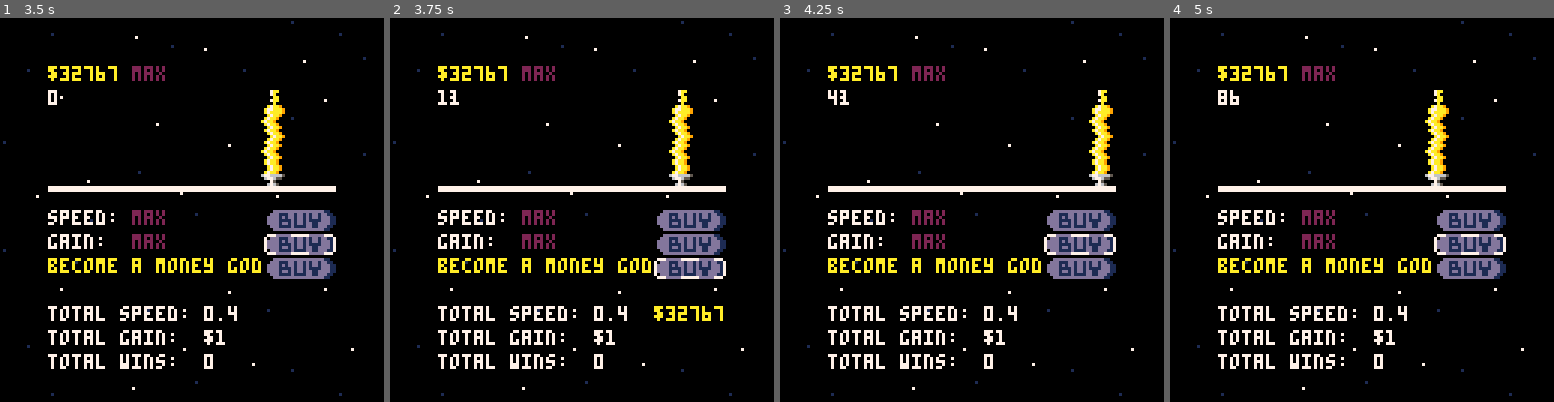
Above: before the commit, frames 1-4 (left to right).
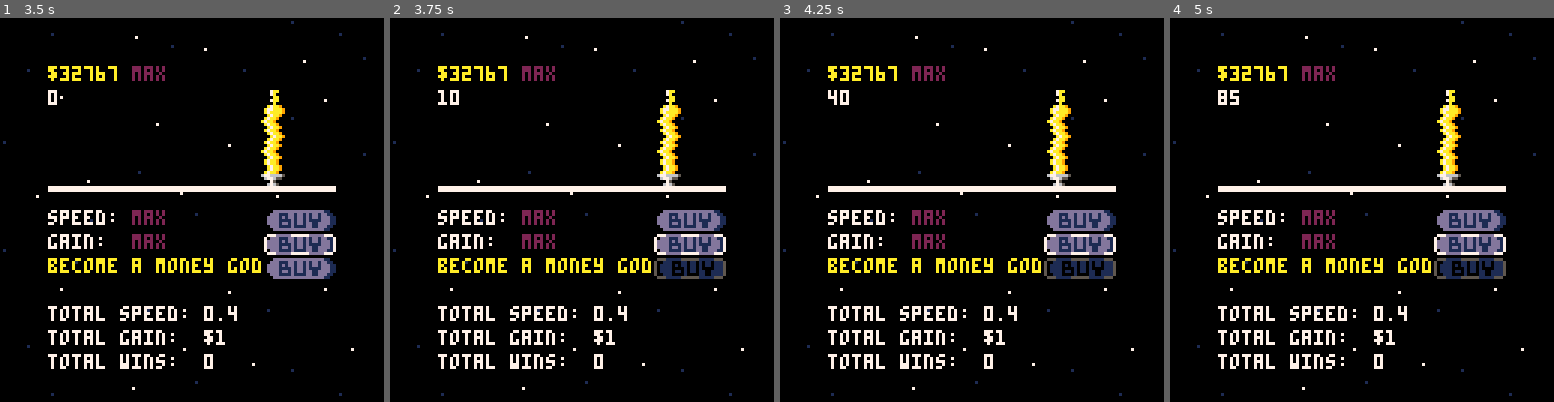
Above: after the commit, the same moments.

Repository: Clineza/money-run
Game: PICO-8 cartridge moneyrun.p8
The game is run twice, just before and just after one commit, with the same random seed, the same clock (stepped at 60 frames per second) and the same inputs.
Inputs:
- Up to frame 1 (3.5 s): tap Down at 0.7 s; tap X (X key) at 1.43, 2.07, 2.82 s; hold Up 1.97-2.63 s; hold Down from 3.07 s (still down)
- Up to frame 2 (3.75 s): tap X (X key) at 3.57 s; release Down at 3.73 s
- Up to frame 3 (4.25 s): hold Up from 4.17 s (still down)
- Up to frame 4 (5 s): tap X (X key) at 4.32 s; release Up at 4.5 s

Frame 1 is identical in both runs. In frame 2, 3.0% of the frame differs, in the area x 15-88%, y 18-79%; in frame 3, 2.7%; in frame 4, 2.4%.

Commit message:
created win screen song

Diff:
--- a/moneyrun.p8
+++ b/moneyrun.p8
@@ -175,6 +175,8 @@
 end
 
 function update_game()
+if game.win_wait == false then
+
 	local nextposval = nextpos(moneyman.pos.x, moneyman.speed)
 	if nextposval <= boundery.l then
 		moneyman.pos.x = boundery.l
@@ -344,11 +346,12 @@
 		else
 			sfx(3)
 		end
-	end
-	if game.win_wait then
-			game.win_counter += 1
-		end
-
+
+
+	end
+
+else
+		game.win_counter += 1
 		if game.win_counter == 1 then
 			music(-1, 1000)
 		elseif game.win_counter == 100 then
@@ -357,6 +360,7 @@
 			music(game.musicx)
 			current_scene = "win"
 		end
+end
 end
 
 function draw_game()
@@ -459,6 +463,7 @@
 win_draw = true
 win_circ = 200
 win_counter = 0
+moneygod = pos.new(33.5, 108.5)
 
 curs = {
 	pos = pos.new(8, 64),
@@ -473,32 +478,36 @@
 }
 
 function update_win()
-	win_counter += 1
-
-	if win_counter % 15 == 0 then
-		curs.toggle_num += 1
-	end
-
-	if curs.toggle_num%2 == 0 then
-		curs.draw = true
-	else
-		curs.draw = false
-	end
-
-	if win_counter % 8 == 0 then
-		for key, l in pairs(wintext) do
-			if l:can_update(win_counter) then
-				l:update()
-				curs.pos.x = ?l.str
-				curs.pos.y = l.y - 1
+	if win_draw then
+		win_counter += 1
+
+		if win_counter % 15 == 0 then
+			curs.toggle_num += 1
+		end
+
+		if curs.toggle_num%2 == 0 then
+			curs.draw = true
+		else
+			curs.draw = false
+		end
+
+		if win_counter % 8 == 0 then
+			for key, l in pairs(wintext) do
+				if l:can_update(win_counter) then
+					l:update()
+					curs.pos.x = ?l.str
+					curs.pos.y = l.y - 1
+				end
 			end
 		end
-	end
+	end -- end win_draw()
 end
 
 function draw_win()
 	cls()
 	map(32, 0, 0, 0, 16, 16)
+	spr(32, moneygod.x, moneygod.y, 5, 1)
+	spr(44, moneygod.x + 40, moneygod.y, 3, 1)
 
 	if win_draw == true then
 		circfill(64, 64, win_circ, 9)
Not shown, changed: 32 lines of the sprite sheet (__gfx__) section of moneyrun.p8
Not shown, changed: the music (__music__) section of moneyrun.p8
Not shown, changed: the sound effects (__sfx__) section of moneyrun.p8
